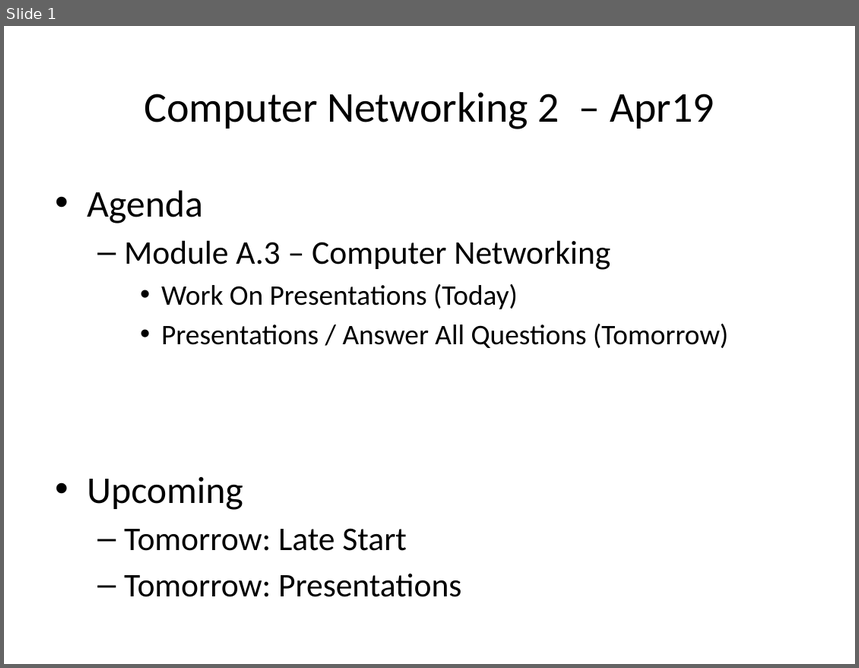
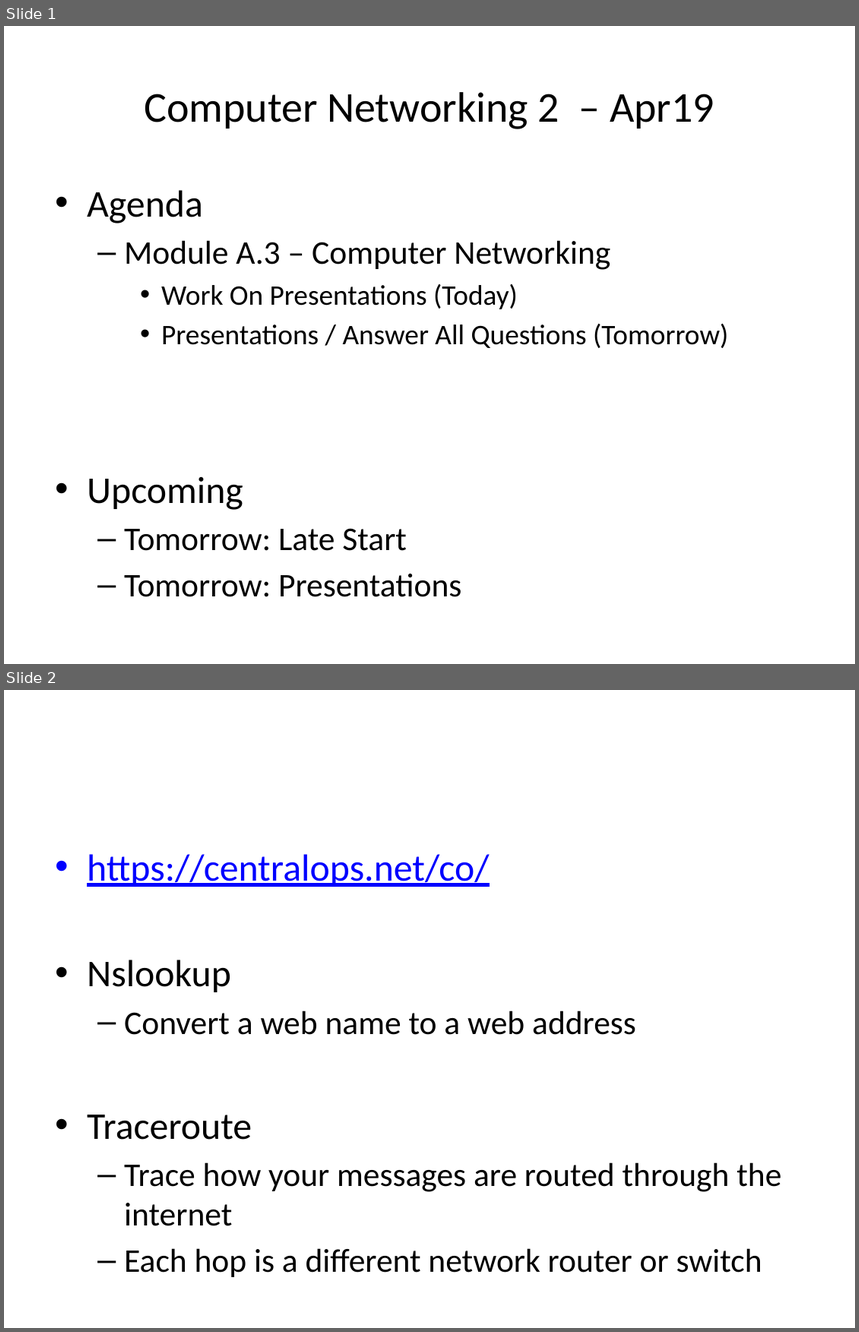
Before and after one commit to DamanTakhar/ICS2O0A, a slide deck: Daily Agendas/Day11.4_ComputerNetworking2_Apr19.pptx. Shown one above the other, each under a label of ours: slide 1 before the commit, slides 1 and 2 after it. The pictures are 859x668 and 859x1332 pixels, drawn with LibreOffice and Linux fonts; fonts in the diff are those of the drawing. Boxes give left, top, right and bottom in pixels: in the first picture for what was removed or moved away, otherwise in the second. Text is boxed around its words. In the diff, an @@ line names an element or a change of style, - is before the commit and + after.

```diff
--- a/Daily Agendas/Day11.4_ComputerNetworking2_Apr19.pptx
+++ b/Daily Agendas/Day11.4_ComputerNetworking2_Apr19.pptx
@@ slide 2 added at (4,690,855,1328), background #FFFFFF @@
@@ text added at (87,854,781,1277), 28 pt, text #000000 @@
+• https://centralops.net/co/
+• Nslookup
+  – Convert a web name to a web address
+• Traceroute
+  – Trace how your messages are routed through the internet
+  – Each hop is a different network router or switch
```
